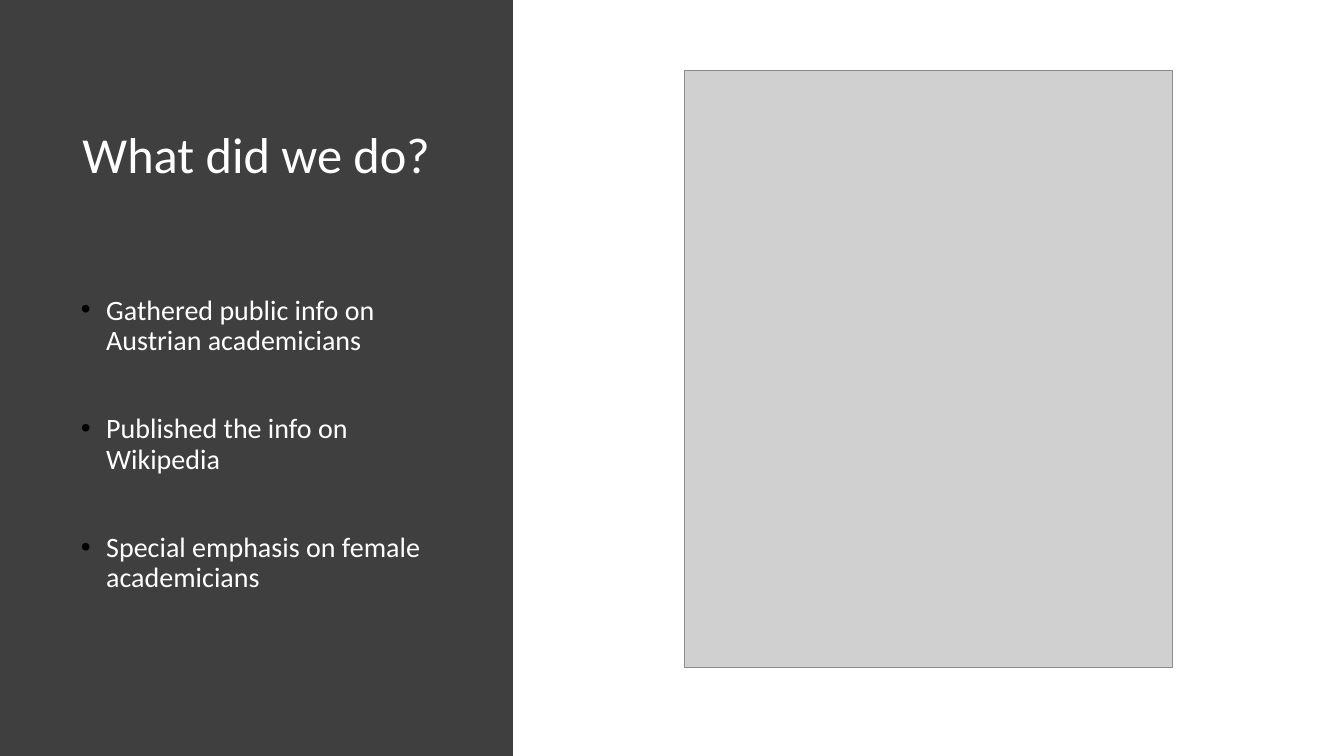
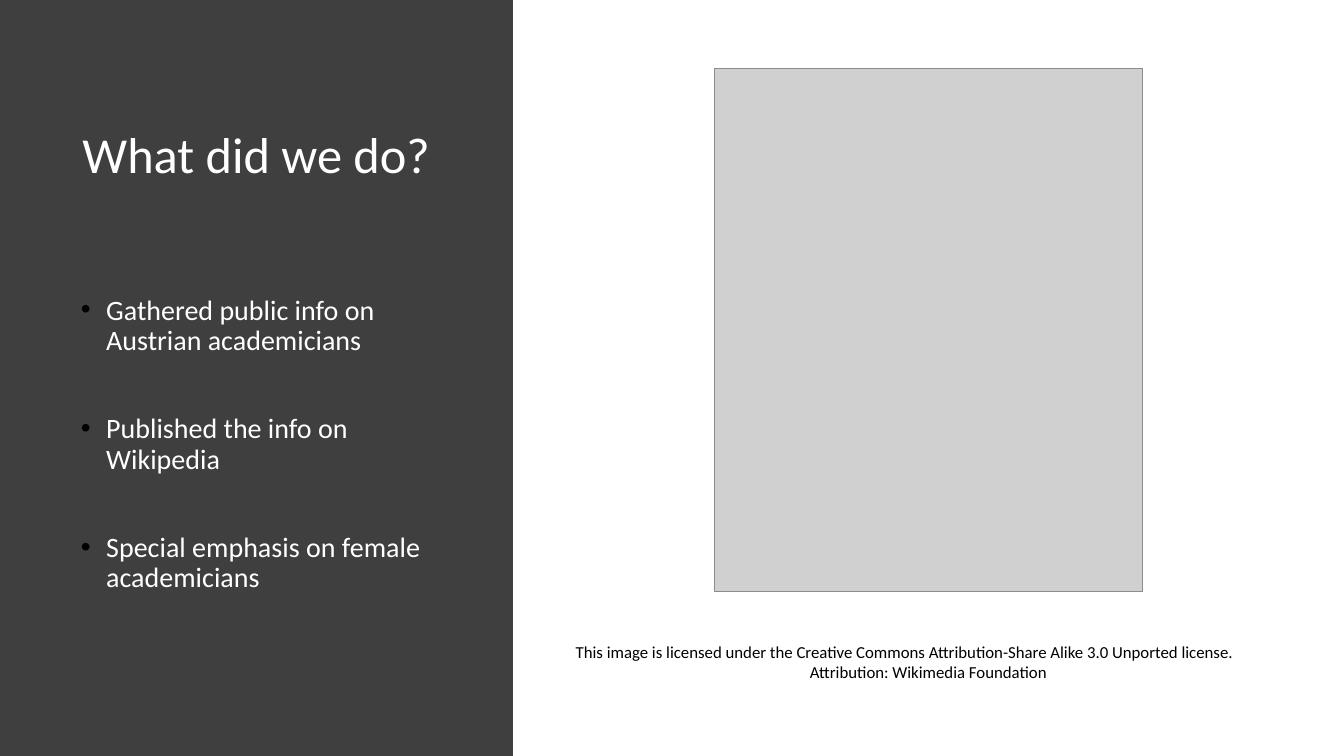
Before and after one commit to EvaJobst/EvaJobst.github.io, a slide deck: slide 2 of assets/FOT_Presentation.odp. Drawn at 1344x756 pixels with LibreOffice and Linux fonts; fonts in the diff are those of the drawing; grey boxes stand for pictures. Boxes give left, top, right and bottom in pixels: in the first picture for what was removed or moved away, otherwise in the second. Text is boxed around its words. In the diff, an @@ line names an element or a change of style, - is before the commit and + after.

```diff
--- a/assets/FOT_Presentation.odp
+++ b/assets/FOT_Presentation.odp
@@ picture: place and size @@
-picture at bbox=[685, 71, 1173, 667]
+picture at bbox=[715, 69, 1142, 592]
@@ text added at bbox=[576, 646, 1233, 678], 12 pt, text #000000 @@
+This image is licensed under the Creative Commons Attribution-Share Alike 3.0 Unported license.
+Attribution: Wikimedia Foundation
```
Also in this commit, not shown: 1 other slide changed, 2 other files.
